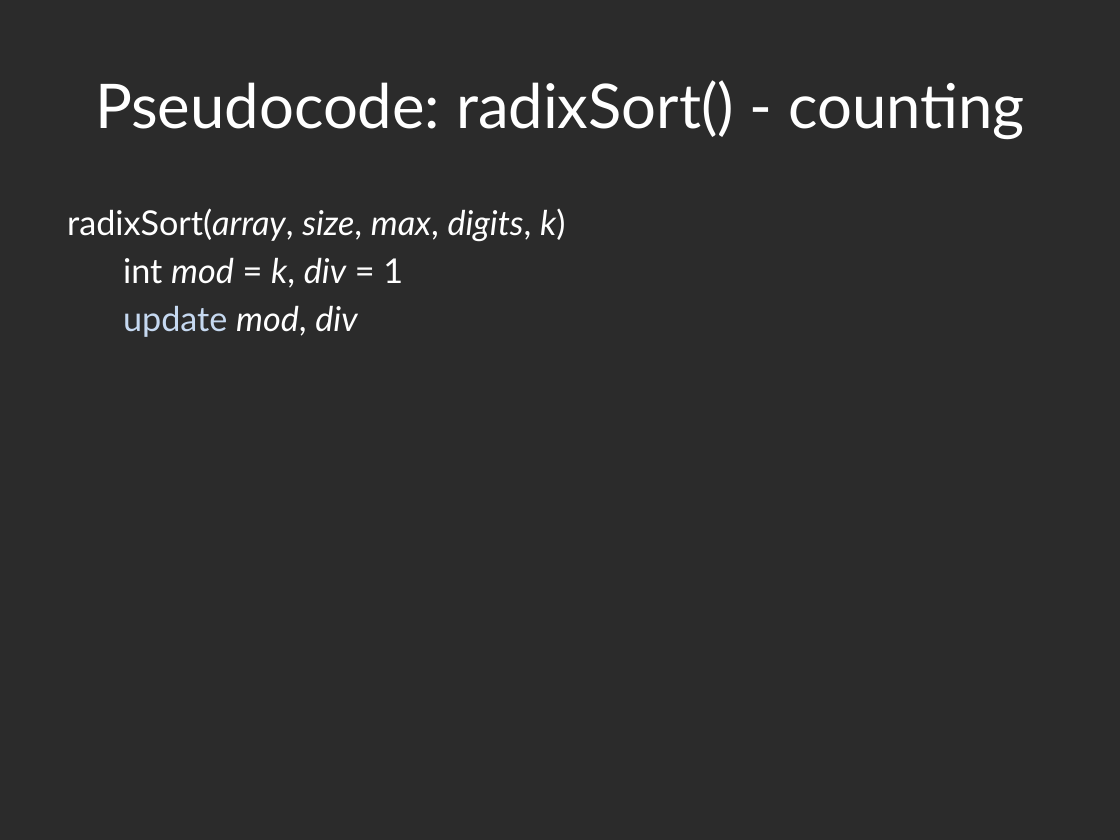
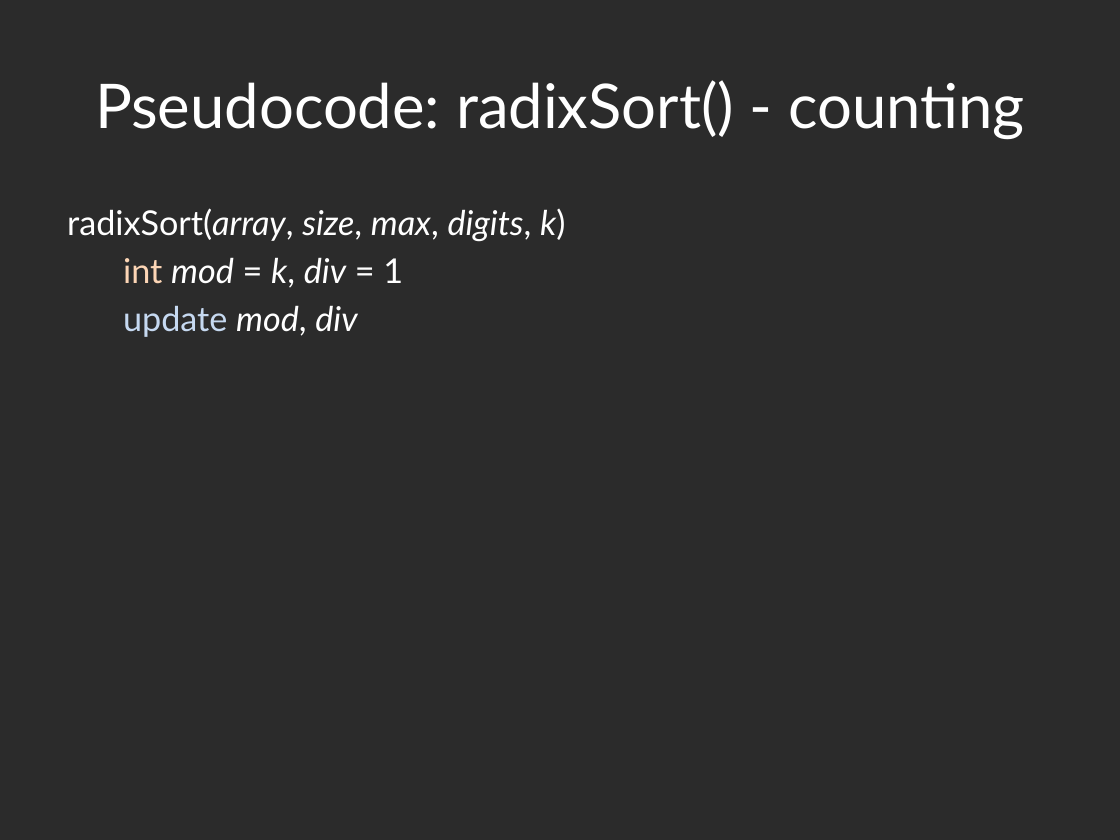
Before and after one commit to hyoshid1/project375, a slide deck: slide 8 of presentation.pptx. Drawn at 1120x840 pixels with LibreOffice and Linux fonts; fonts in the diff are those of the drawing; background and template pictures are left out; a plain dark background stands for a picture behind light text. Boxes give left, top, right and bottom in pixels: in the first picture for what was removed or moved away, otherwise in the second. Text is boxed around its words. In the diff, an @@ line names an element or a change of style, - is before the commit and + after.

```diff
--- a/presentation.pptx
+++ b/presentation.pptx
@@ text at <box>123,257,403,288</box>: text colour #FFFFFF to #FCD5B5 in "int" @@
```
Also in this commit, not shown: 2 other slides changed, 2 slides added, 1 slide removed.
